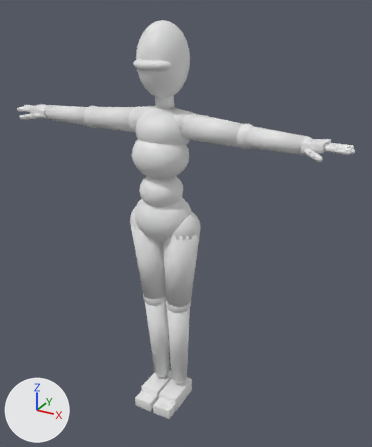
An edit to the glTF model game/characters/dummy/dummy.glb, drawn before and after from the same camera.
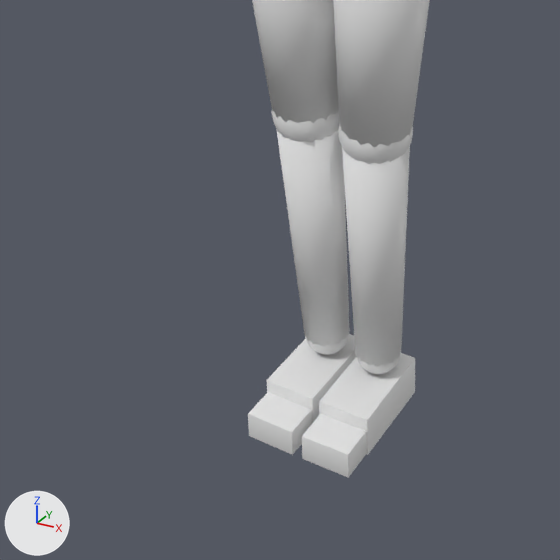
Each version is shown whole from a 50 mm camera at (0.987, -1.62, 1.734) aimed at (0.066, 0.053, 0.897), then close up on the part from 14% to 65% of the width and 58% to 100% of the height. Every picture has the same lights, and +X, +Y and +Z are marked at lower left. The first two pictures are the older version.

In view in the first close-up: 'Dummy'.
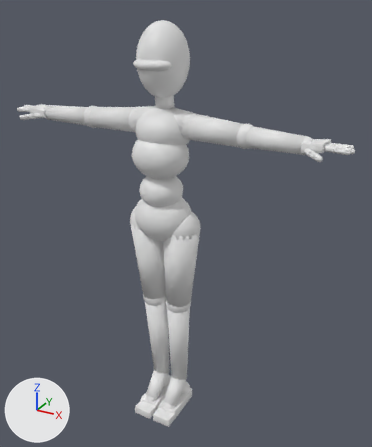
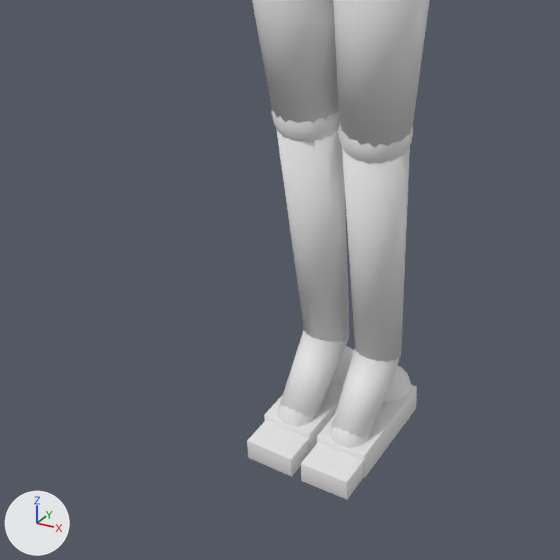
The change in detail:
me_dummy is used by ob_dummy; location (0.0, 0.0, 0.0).
me_dummy had 22312 vertices, 44068 faces and spanned x -0.7..0.7, y -0.14..0.11, z 0.04..1.66.
me_dummy now has 23708 vertices, 46828 faces and spans x -0.7..0.7, y -0.15..0.11, z 0.0..1.66.
me_dummy part 1: the loose piece of 32 vertices spanning x -0.12..-0.01, y -0.04..0.06, z 1.26..1.37 is copied, and the copy is multiplied about its middle by the matrix ((0.028, -0.689, 0.004), (1.1, 0.059, -0.31), (0.953, 0.059, 0.654)), then moved by (0.11, -0.03, -1.22); it spans x 0.01..0.08, y -0.09..0.05, z 0.02..0.16.
me_dummy part 2: a new loose piece, a UV sphere (20 segments, 12 rings, poles along z) spanning x 0.017..0.077, y -0.095..-0.035, z 0.015..0.075, in mat_dummybody (white #e7e7e7).
me_dummy part 3: a new loose piece, a UV sphere (20 segments, 12 rings, poles along z) spanning x 0.008..0.084, y 0.017..0.093, z 0.002..0.078, in mat_dummybody (white #e7e7e7).
me_dummy part 4: the loose piece of 32 vertices spanning x -0.12..-0.01, y -0.04..0.06, z 1.26..1.37 is copied, and the copy is multiplied about its middle by the matrix ((0.057, -0.687, -0.004), (1.098, 0.077, -0.31), (0.953, 0.059, 0.654)), then moved by (0.02, -0.03, -1.22); it spans x -0.08..-0.01, y -0.09..0.05, z 0.02..0.16.
me_dummy part 5: a new loose piece, a UV sphere (20 segments, 12 rings, poles along z) spanning x -0.078..-0.018, y -0.095..-0.035, z 0.015..0.075, in mat_dummybody (white #e7e7e7).
me_dummy part 6: a new loose piece, a UV sphere (20 segments, 12 rings, poles along z) spanning x -0.084..-0.008, y 0.017..0.093, z 0.002..0.078, in mat_dummybody (white #e7e7e7).
me_dummy part 7: the loose piece of 96 vertices spanning x 0.01..0.09, y -0.14..-0.08, z 0.04..0.08 is copied, and the copy is moved by (0.0, -0.01, -0.04); it spans x 0.01..0.09, y -0.15..-0.09, z 0.0..0.03.
me_dummy part 8: the loose piece of 96 vertices spanning x -0.09..-0.01, y -0.14..-0.08, z 0.04..0.08 is copied, and the copy is moved by (0.0, -0.01, -0.04); it spans x -0.09..-0.01, y -0.15..-0.09, z 0.0..0.03.
me_dummy part 9: 110 vertices moved from x -0.09..0.09, y -0.09..0.07, z 0.04..0.1 to x -0.09..0.09, y -0.1..0.08, z 0.0..0.04; 274 vertices removed from x -0.09..0.09, y -0.14..0.07, z 0.04..0.1; 82 vertices added at x -0.09..0.09, y -0.1..0.08, z 0.0..0.04.
Other edits to the shape of me_dummy do not show in these pictures.

Changed parts and their boxes (x1, y1, x2, y2) in the close-ups (560 x 560 px; the box of a moved part takes in the faces that stretch with it):
'Dummy', reshaped: before (248, 0, 430, 478); after (247, 0, 430, 499)
part 1 of me_dummy, added: after (332, 349, 399, 440)
part 2 of me_dummy, added: after (331, 427, 367, 448)
part 3 of me_dummy, added: after (383, 365, 411, 402)
part 4 of me_dummy, added: after (280, 330, 348, 419)
part 5 of me_dummy, added: after (278, 405, 313, 426)
part 6 of me_dummy, added: after (331, 346, 354, 382)
part 7 of me_dummy, added: after (301, 443, 364, 499)
part 8 of me_dummy, added: after (247, 420, 309, 477)
part 9 of me_dummy, moved or reshaped: before (248, 334, 415, 478); after (264, 381, 417, 478)
